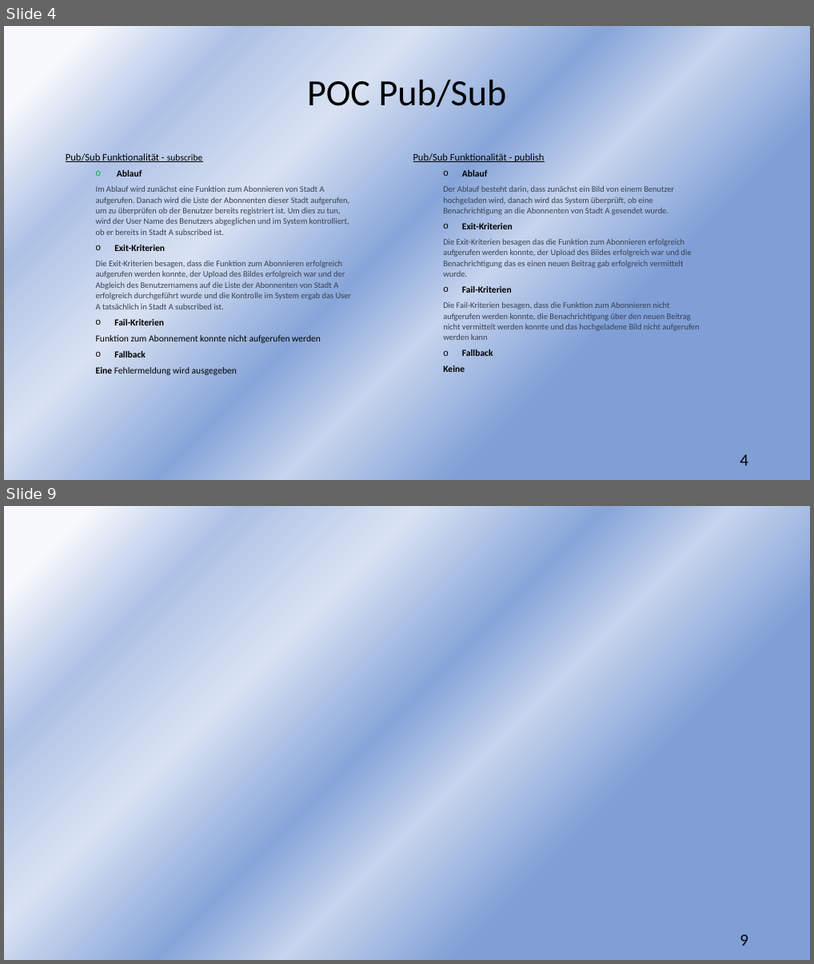
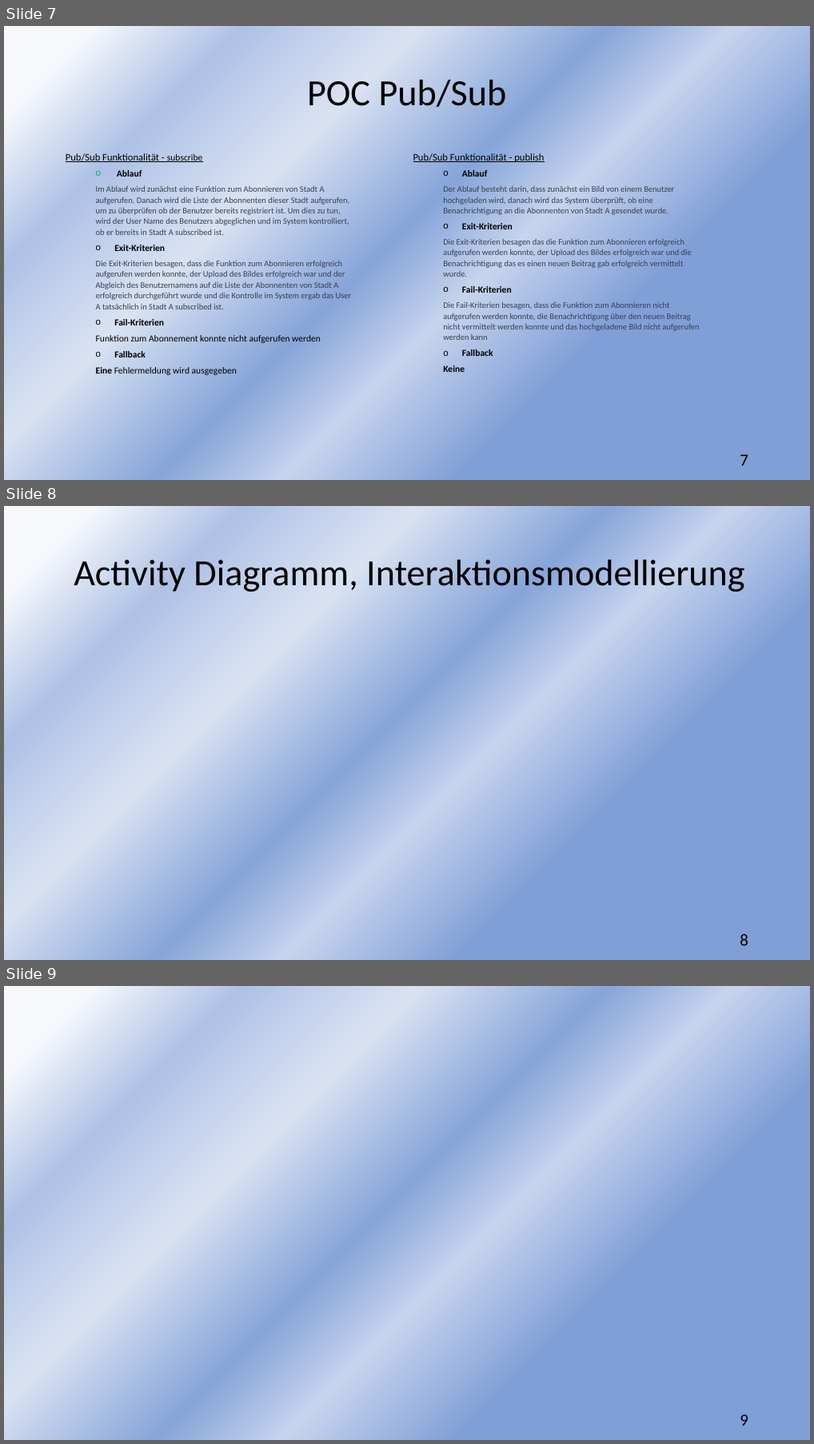
Before and after one commit to sebastiankoch10/EPWS2223HausenKochZimmer, a slide deck: Audits/EPWS2223HausenKochZimmer Audit 3.pptx. Shown one above the other, each under a label of ours: slides 4 and 9 before the commit, slides 7, 8 and 9 after it; the slides between them are not shown. The pictures are 814x964 and 814x1444 pixels, drawn with LibreOffice and Linux fonts; fonts in the diff are those of the drawing. Boxes give left, top, right and bottom in pixels: in the first picture for what was removed or moved away, otherwise in the second. Text is boxed around its words. In the diff, an @@ line names an element or a change of style, - is before the commit and + after.

```diff
--- a/Audits/EPWS2223HausenKochZimmer Audit 3.pptx
+++ b/Audits/EPWS2223HausenKochZimmer Audit 3.pptx
@@ slide 8 added at [4,506,810,960], background gradient #F6F8FC to #AFC2E6 to #D8E2F2 to #87A5D9 to #C6D4ED to #809FD7 @@
@@ title added at [74,555,745,592], 44 pt, text #000000 @@
+Activity Diagramm, Interaktionsmodellierung
@@ page number added at [740,933,749,945], 20 pt, text #000000 @@
+8
@@ what was slide 4 is now slide 7 @@
@@ page number at [740,454,749,465]: text changed @@
-4
+7
```
Also in this commit, not shown: 1 slide changed, 1 other slide added, 2 slides removed, 2 other files.
